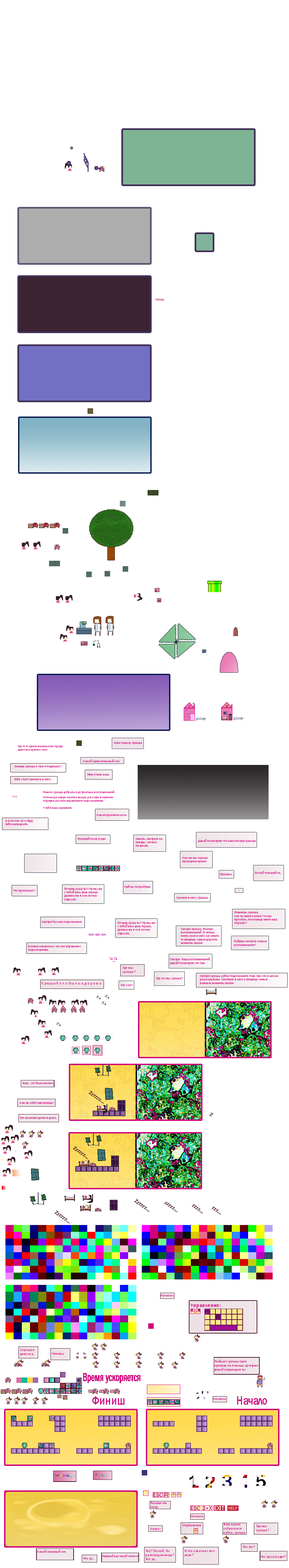
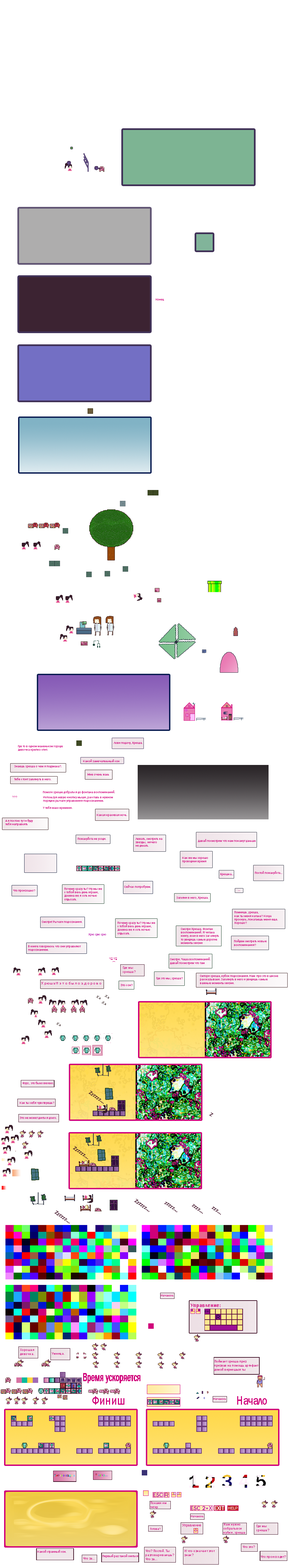
Layer changes from the first 289 x 1568 image to the second:
added layer "Слой 12 копия 3" above "Слой 12 копия 2" over [59, 1377, 66, 1383]
added layer "Слой 12 копия 2" above "Слой 12 копия" over [65, 1377, 71, 1383]
added layer "Слой 12 копия" above "Слой 12" over [70, 1377, 77, 1383]
